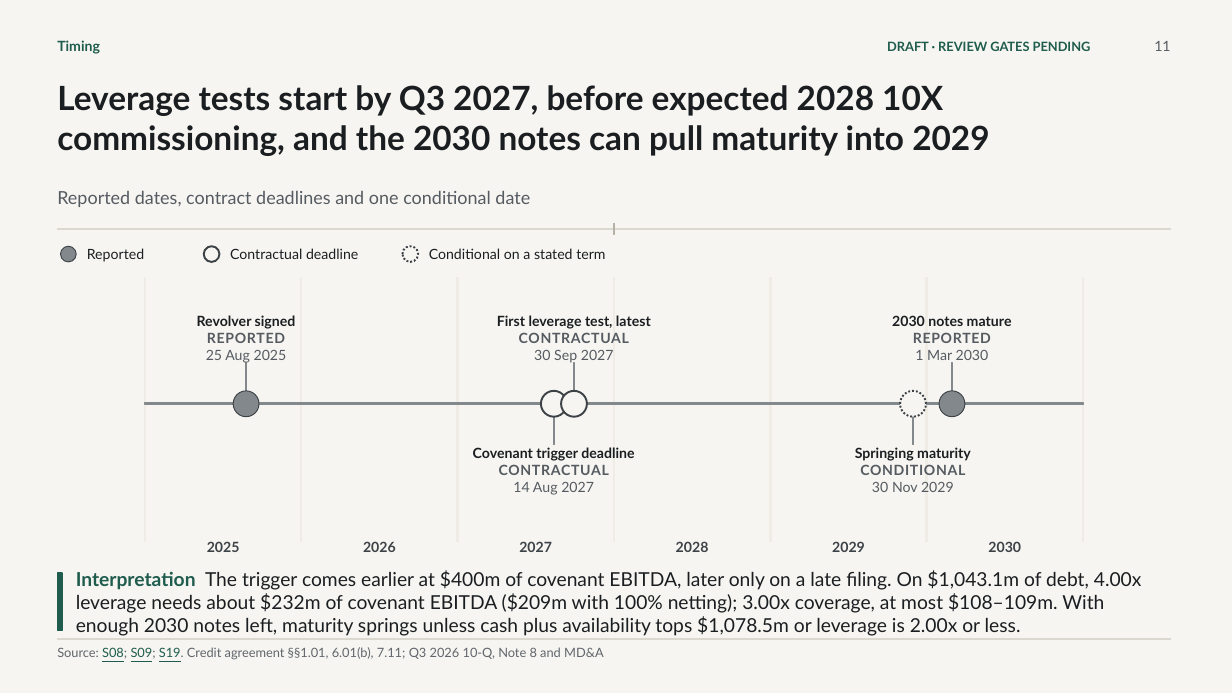
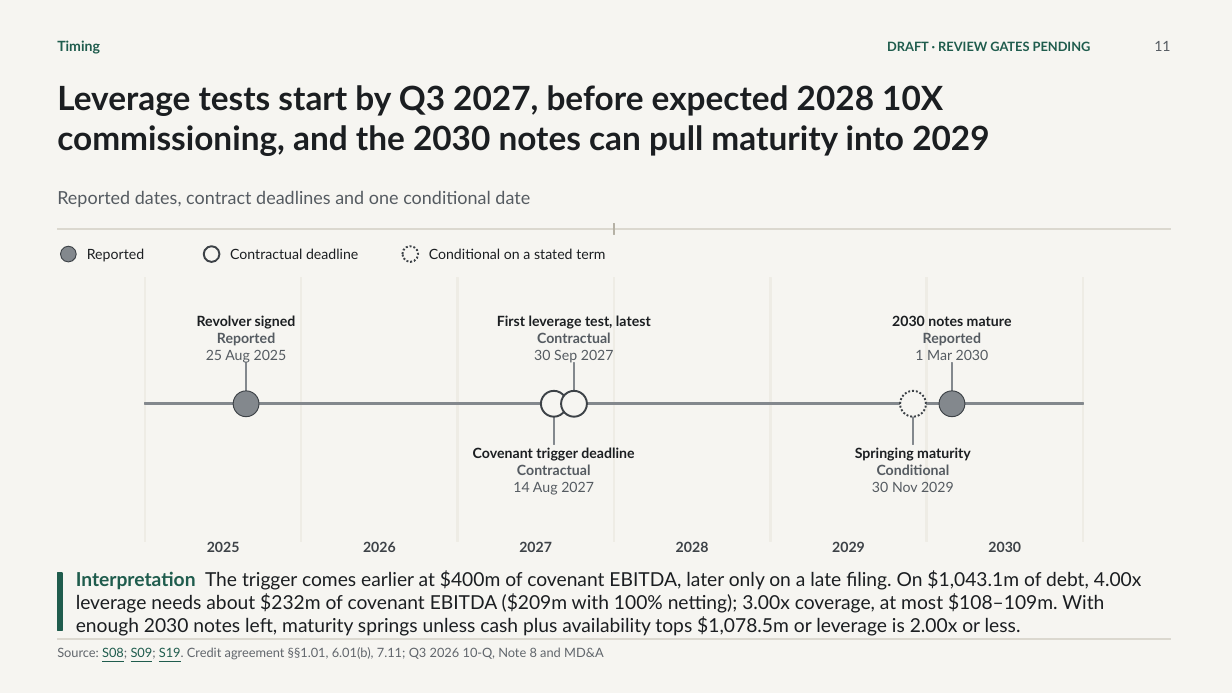
Before and after one commit to VSSpowerlifting/strategic-materials-policy-tracker, a slide deck: slide 11 of research/fi003/outputs/presentation-studio-v1/fi003-mp-materials-10x-financing-studio-v1.pptx. Drawn at 1232x693 pixels with LibreOffice and Linux fonts; fonts in the diff are those of the drawing. Boxes give left, top, right and bottom in pixels: in the first picture for what was removed or moved away, otherwise in the second. Text is boxed around its words. In the diff, an @@ line names an element or a change of style, - is before the commit and + after.

```diff
--- a/research/fi003/outputs/presentation-studio-v1/fi003-mp-materials-10x-financing-studio-v1.pptx
+++ b/research/fi003/outputs/presentation-studio-v1/fi003-mp-materials-10x-financing-studio-v1.pptx
@@ text at (x1=217, y1=332, x2=275, y2=346): text changed @@
-REPORTED
+Reported
@@ text at (x1=537, y1=332, x2=611, y2=343): text changed @@
-CONTRACTUAL
+Contractual
@@ text at (x1=923, y1=332, x2=981, y2=346): text changed @@
-REPORTED
+Reported
@@ text at (x1=517, y1=464, x2=591, y2=475): text changed @@
-CONTRACTUAL
+Contractual
@@ text at (x1=877, y1=464, x2=950, y2=475): text changed @@
-CONDITIONAL
+Conditional
```
Also in this commit, not shown: 11 other files.
